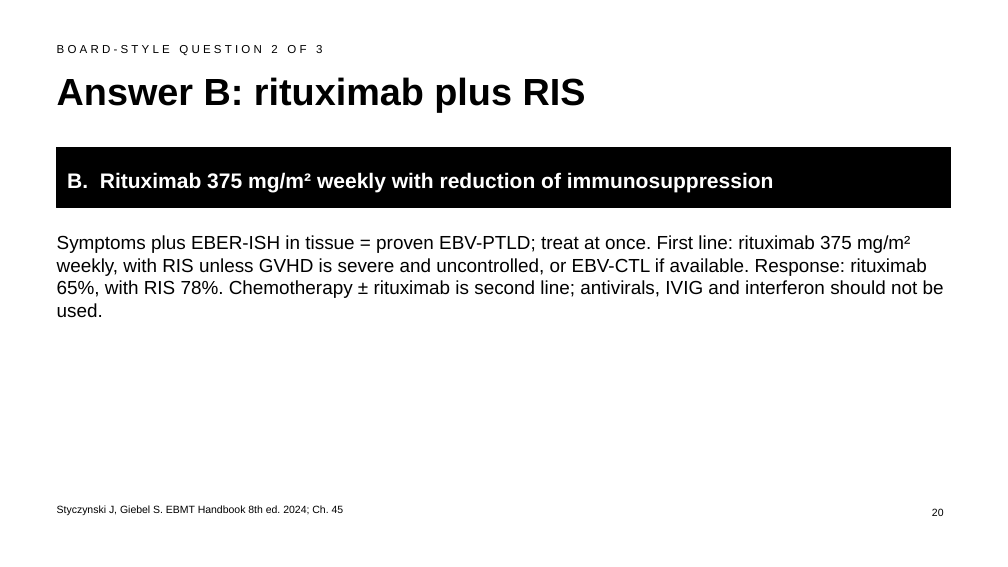
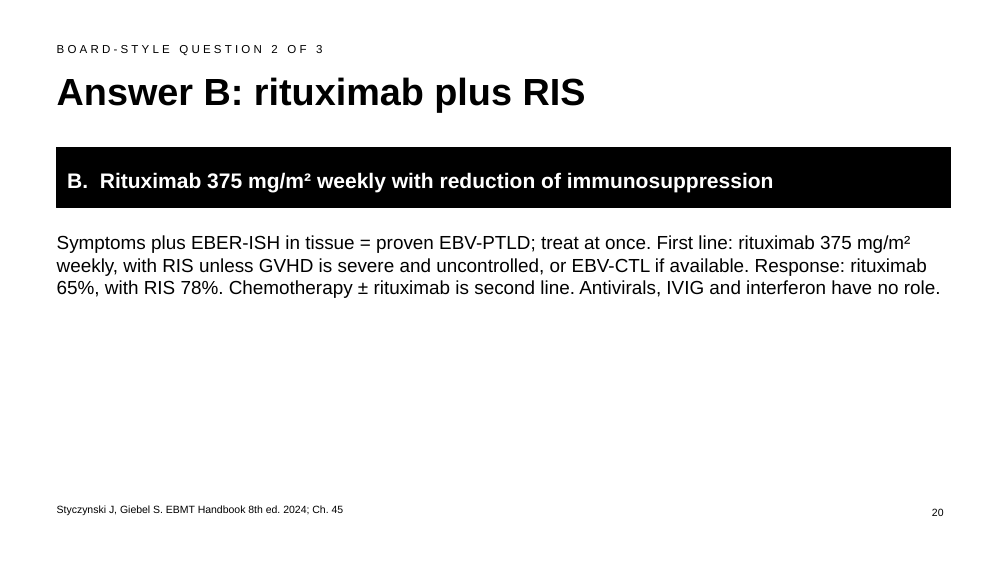
Before and after one commit to htlin222/ebmt-handbook-skill, a slide deck: slide 20 of slides/decks/s09-viral-infections-ptld.pptx. Drawn at 1008x567 pixels with LibreOffice and Linux fonts; fonts in the diff are those of the drawing. Boxes give left, top, right and bottom in pixels: in the first picture for what was removed or moved away, otherwise in the second. Text is boxed around its words. In the diff, an @@ line names an element or a change of style, - is before the commit and + after.

```diff
--- a/slides/decks/s09-viral-infections-ptld.pptx
+++ b/slides/decks/s09-viral-infections-ptld.pptx
@@ text at (57, 235, 941, 298): text changed @@
-Symptoms plus EBER-ISH in tissue = proven EBV-PTLD; treat at once. First line: rituximab 375 mg/m² weekly, with RIS unless GVHD is severe and uncontrolled, or EBV-CTL if available. Response: rituximab 65%, with RIS 78%. Chemotherapy ± rituximab is second line; antivirals, IVIG and interferon should not be used.
+Symptoms plus EBER-ISH in tissue = proven EBV-PTLD; treat at once. First line: rituximab 375 mg/m² weekly, with RIS unless GVHD is severe and uncontrolled, or EBV-CTL if available. Response: rituximab 65%, with RIS 78%. Chemotherapy ± rituximab is second line. Antivirals, IVIG and interferon have no role.
```
Also in this commit, not shown: 3 other files.
